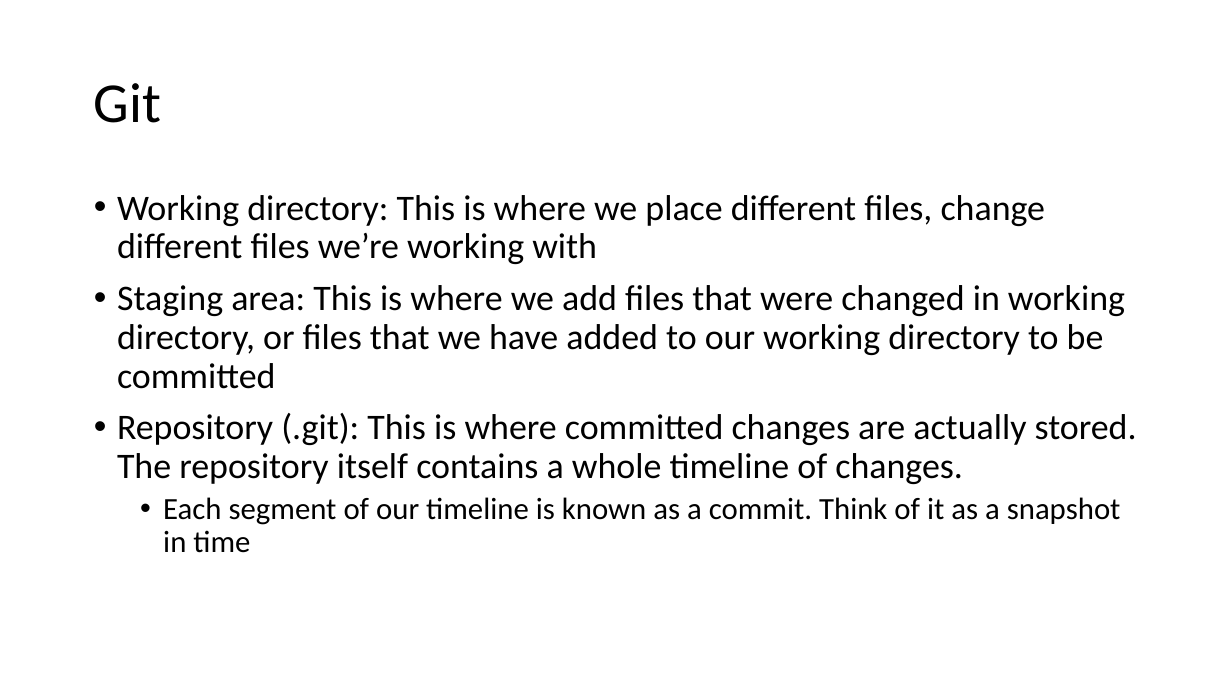
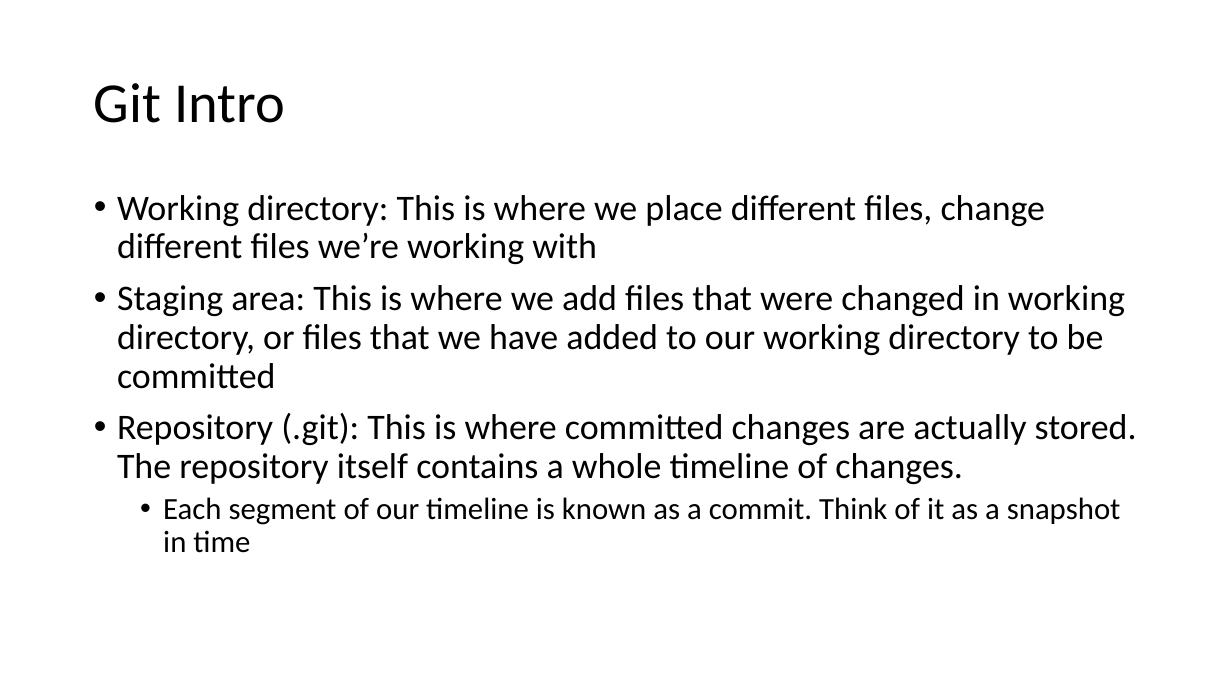
Before and after one commit to 210405jwa/demos, a slide deck: slide 3 of java-intro.pptx. Drawn at 1232x693 pixels with LibreOffice and Linux fonts; fonts in the diff are those of the drawing. Boxes give left, top, right and bottom in pixels: in the first picture for what was removed or moved away, otherwise in the second. Text is boxed around its words. In the diff, an @@ line names an element or a change of style, - is before the commit and + after.

Commit message:
Change header of Git slide

```diff
--- a/java-intro.pptx
+++ b/java-intro.pptx
@@ title at (94,83,285,123): text changed @@
-Git
+Git Intro
```
